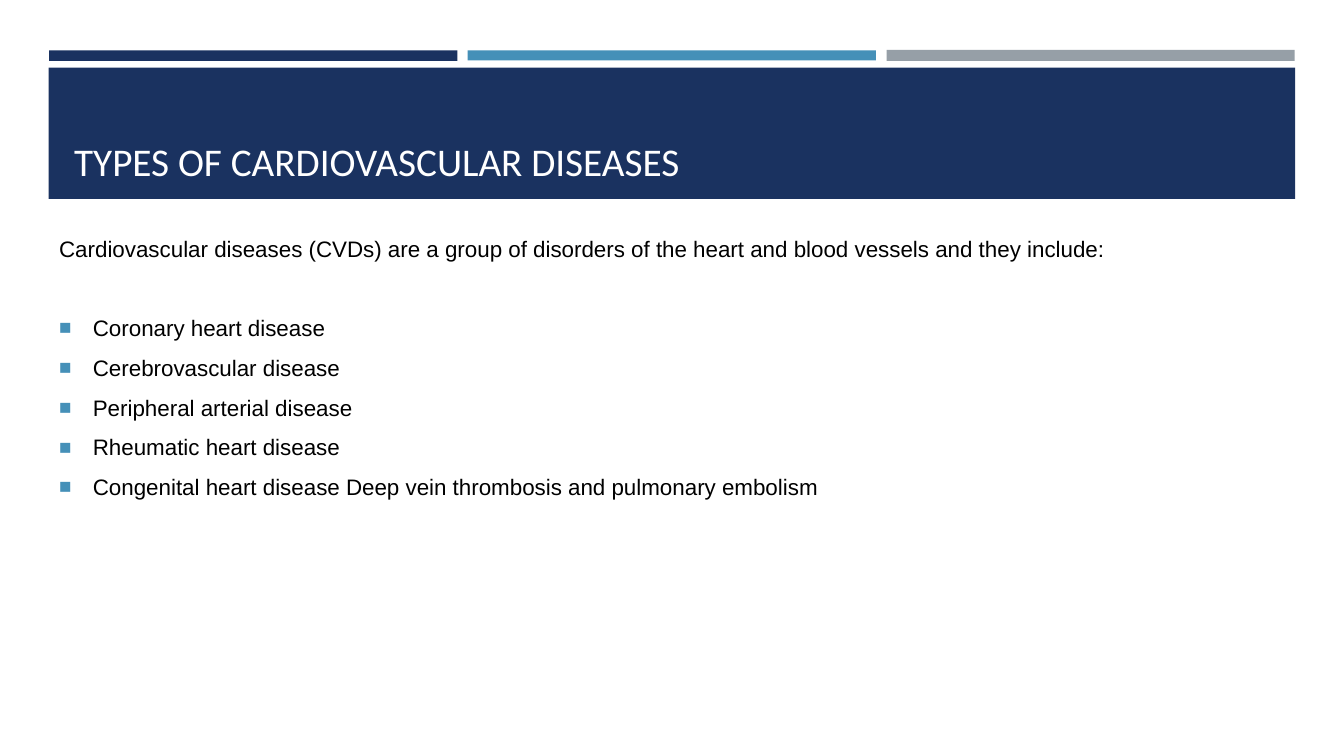
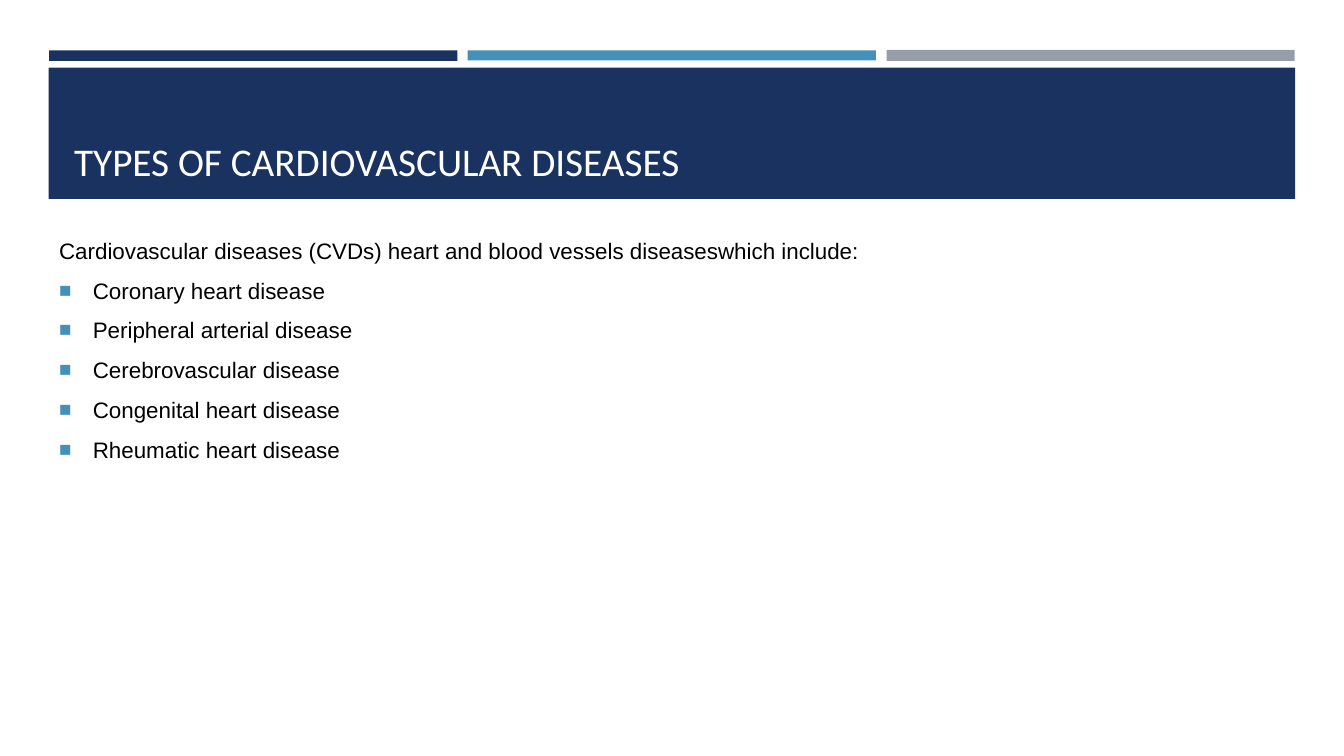
Before and after one commit to DrItauma-NU/cvd_detection_final_project, a slide deck: slide 3 of data-science-and-cardiovascular-diseases-cvds.pptx. Drawn at 1344x756 pixels with LibreOffice and Linux fonts; fonts in the diff are those of the drawing. Boxes give left, top, right and bottom in pixels: in the first picture for what was removed or moved away, otherwise in the second. Text is boxed around its words. In the diff, an @@ line names an element or a change of style, - is before the commit and + after.

```diff
--- a/data-science-and-cardiovascular-diseases-cvds.pptx
+++ b/data-science-and-cardiovascular-diseases-cvds.pptx
@@ text at [59,242,858,264]: text changed @@
-Cardiovascular diseases (CVDs) are a group of disorders of the heart and blood vessels and they include:
+Cardiovascular diseases (CVDs) heart and blood vessels diseaseswhich include:
@@ text at [93,321,352,343]: paragraph added @@
+■ Peripheral arterial disease
@@ text at [93,401,340,423]: text changed @@
-■ Peripheral arterial disease
+■ Congenital heart disease
@@ text at [93,478,818,500]: paragraph removed @@
-■ Congenital heart disease Deep vein thrombosis and pulmonary embolism
```
Also in this commit, not shown: 2 other slides changed, 2 other files.
